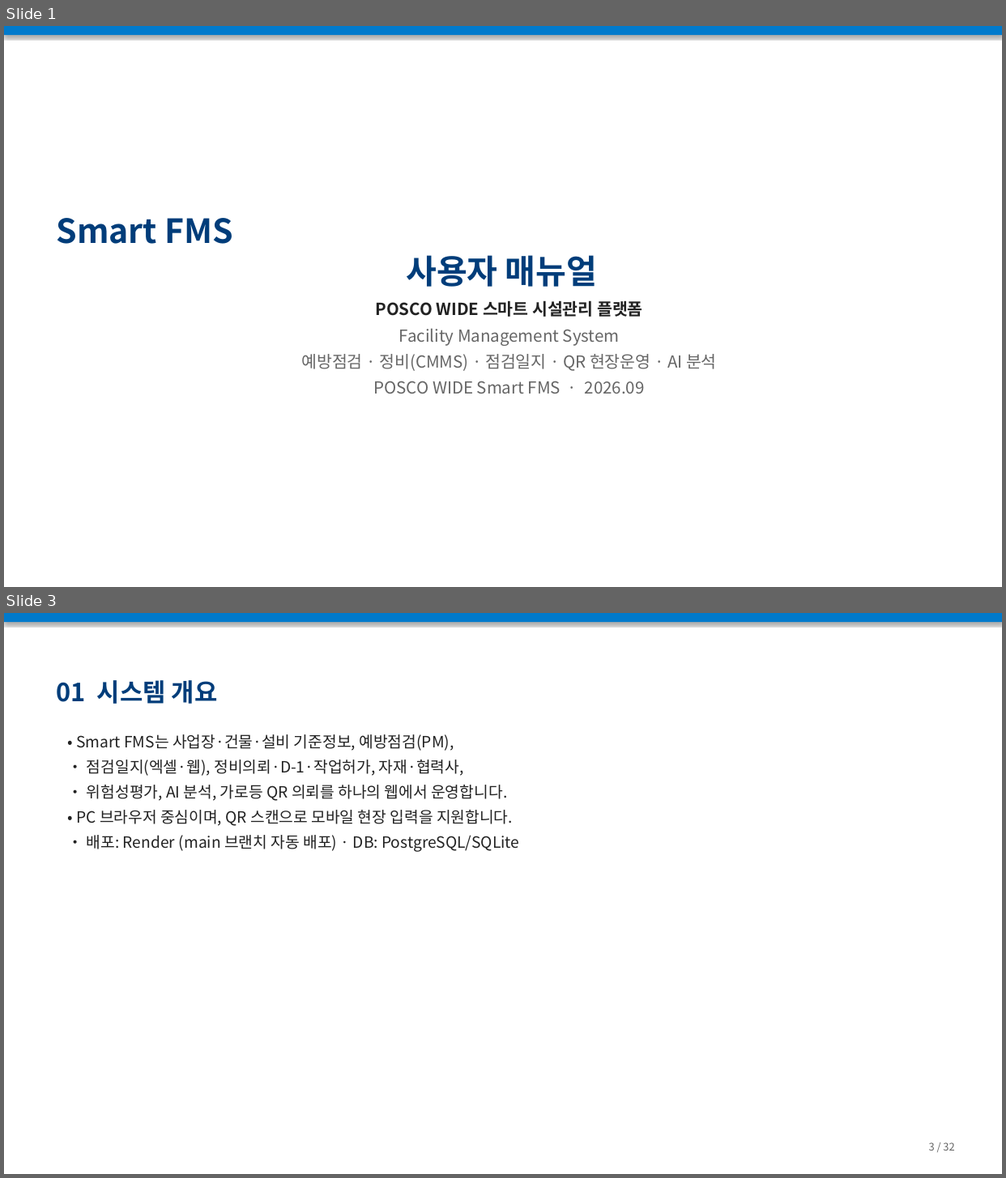
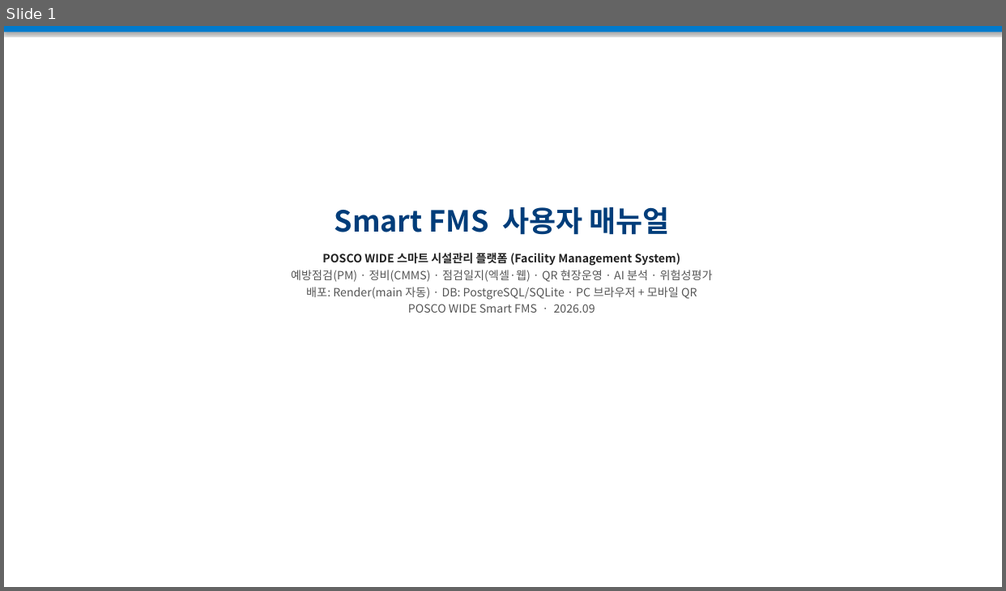
Before and after one commit to hongkiryong-ux/smart-fms, a slide deck: docs/Smart_FMS_사용매뉴얼.pptx. Shown one above the other, each under a label of ours: slides 1 and 3 before the commit, slide 1 after it; the slides between them are not shown. The pictures are 1006x1178 and 1006x591 pixels, drawn with LibreOffice and Linux fonts; fonts in the diff are those of the drawing. Boxes give left, top, right and bottom in pixels: in the first picture for what was removed or moved away, otherwise in the second. Text is boxed around its words. In the diff, an @@ line names an element or a change of style, - is before the commit and + after.

```diff
--- a/docs/Smart_FMS_사용매뉴얼.pptx
+++ b/docs/Smart_FMS_사용매뉴얼.pptx
@@ slide 3 removed at [4,613,1002,1174], background #FFFFFF @@
@@ rectangle removed at [4,613,1002,622] @@
@@ text removed at [56,680,218,704] @@
-01 시스템 개요
@@ text removed at [76,735,519,852] @@
-• Smart FMS는 사업장·건물·설비 기준정보, 예방점검(PM),
-• 점검일지(엑셀·웹), 정비의뢰·D-1·작업허가, 자재·협력사,
-• 위험성평가, AI 분석, 가로등 QR 의뢰를 하나의 웹에서 운영합니다.
-• PC 브라우저 중심이며, QR 스캔으로 모바일 현장 입력을 지원합니다.
-• 배포: Render (main 브랜치 자동 배포) · DB: PostgreSQL/SQLite
@@ text removed at [929,1143,954,1151] @@
-3 / 32
@@ slide 1 changed as well @@
@@ rectangle: place and size @@
-rectangle at [4,26,1002,35]
+rectangle at [4,26,1002,32]
@@ text "Smart FMS 사용자 매뉴얼": place and size @@
-text "Smart FMS 사용자 매뉴얼" at [56,218,597,287]
+text "Smart FMS 사용자 매뉴얼" at [334,207,669,235]
@@ text "Smart FMS 사용자 매뉴얼" at [334,207,669,235]: size 32 to 28 pt @@
@@ text "POSCO WIDE 스마트 시설관리 플랫폼 ...": place and size @@
-text "POSCO WIDE 스마트 시설관리 플랫폼 ..." at [301,301,717,394]
+text "POSCO WIDE 스마트 시설관리 플랫폼 ..." at [291,251,713,313]
@@ text at [291,251,713,300]: text changed; size 16 to 11 pt; text colour #666666 to #555555 @@
-POSCO WIDE 스마트 시설관리 플랫폼
-Facility Management System
-예방점검 · 정비(CMMS) · 점검일지 · QR 현장운영 · AI 분석
+POSCO WIDE 스마트 시설관리 플랫폼 (Facility Management System)
+예방점검(PM) · 정비(CMMS) · 점검일지(엑셀·웹) · QR 현장운영 · AI 분석 · 위험성평가
+배포: Render(main 자동) · DB: PostgreSQL/SQLite · PC 브라우저 + 모바일 QR
@@ text at [408,304,595,313]: size 16 to 11 pt, text colour #666666 to #555555 in "POSCO WIDE Smart FMS · 2026.09"; less space between paragraphs @@
```
Also in this commit, not shown: 4 other slides changed, 5 slides added, 26 other slides removed, 1 other file.
